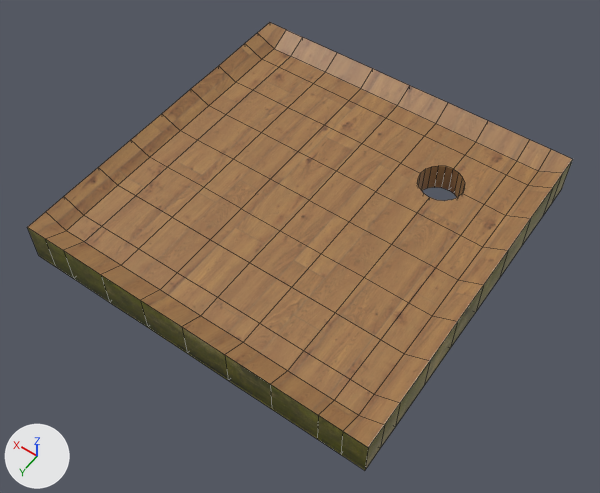
The FBX model Marble Game/Assets/Meshes/Plate 1.fbx: old version first, new version second.
The view is the same before and after, from a 50 mm lens placed at (-0.279, 0.405, 0.591), pointed at (-0.01, 0.028, -0.002). The lights are fixed; the arrows at lower left show +X, +Y and +Z. Mesh edges are drawn as thin lines. Where no turn or scale is listed for an object, it has been applied to the vertices.
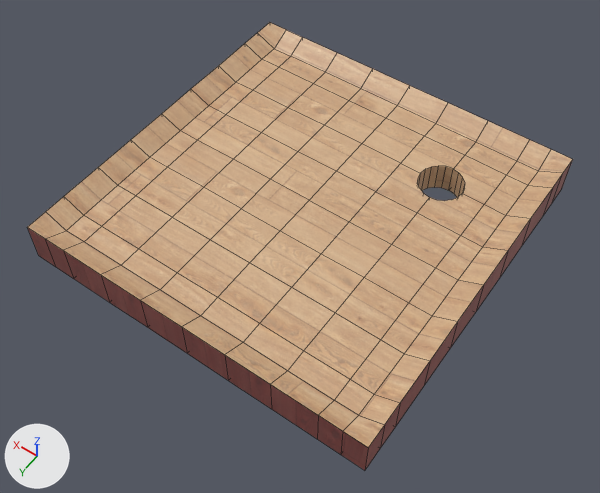
Changed parts and their boxes (x1, y1, x2, y2) in the pictures (600 x 493 px):
'polySurface2', surface changed (brown to beige): (27, 23, 573, 470) in both

Patch to the scene script:
```diff
--- a/Marble Game/Assets/Meshes/Plate 1.fbx.py
+++ b/Marble Game/Assets/Meshes/Plate 1.fbx.py
@@ img_uv_jpg @@
+img_uv_jpg = load_image('UV.jpg', 'Editor Files/UV.jpg', 2048, 2048, 'sRGB')
@@ mat_plate_texture @@
 mat_plate_texture = principled_material('Plate_Texture')
-mat_plate_texture.texture = img_uv_jpeg
+mat_plate_texture.texture = img_uv_jpg
```
